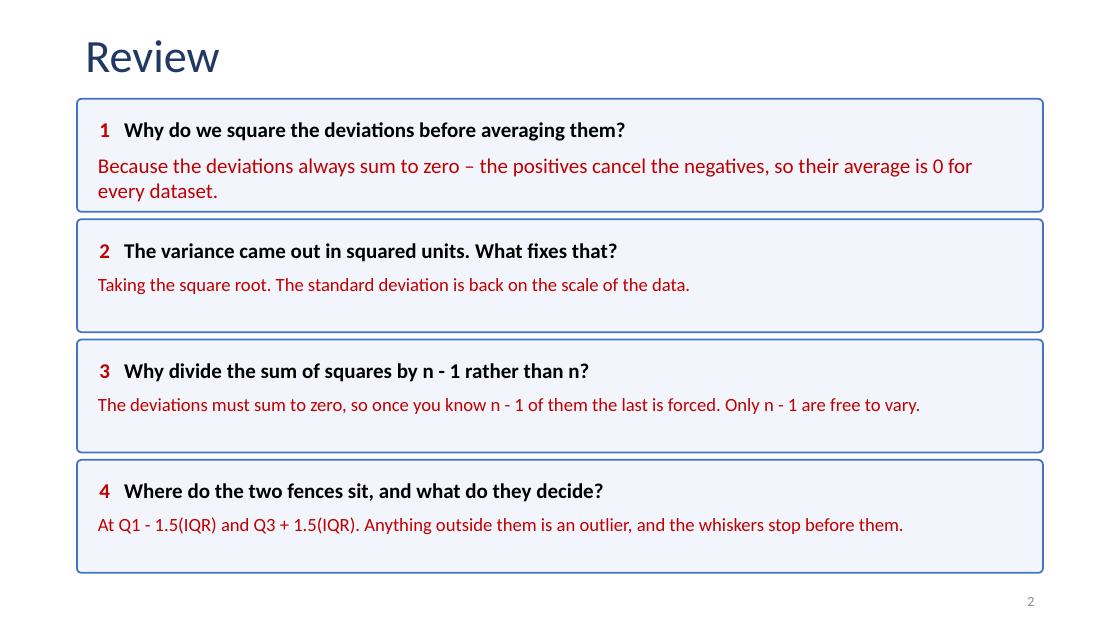
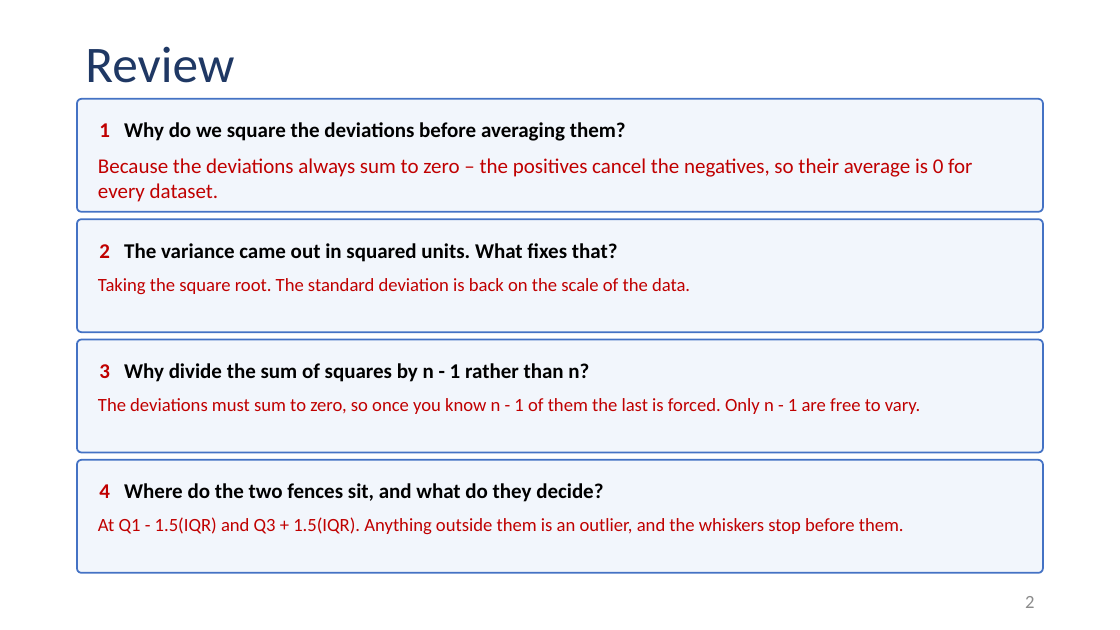
Before and after one commit to Jarred6068/Kvamme_UI_STAT251, a slide deck: slide 2 of docs/lecture_slides/Week 3/Week3_Lecture7_Slides_9_11_2026.pptx. Drawn at 1120x630 pixels with LibreOffice and Linux fonts; fonts in the diff are those of the drawing. Boxes give left, top, right and bottom in pixels: in the first picture for what was removed or moved away, otherwise in the second. Text is boxed around its words. In the diff, an @@ line names an element or a change of style, - is before the commit and + after.

```diff
--- a/docs/lecture_slides/Week 3/Week3_Lecture7_Slides_9_11_2026.pptx
+++ b/docs/lecture_slides/Week 3/Week3_Lecture7_Slides_9_11_2026.pptx
@@ title "Review" at [85,46,234,83]: size 39.6 to 44 pt @@
@@ page number at [1025,596,1034,608]: size 12 to 16 pt @@
```
Also in this commit, not shown: 3 other slides changed, 45 other files.
